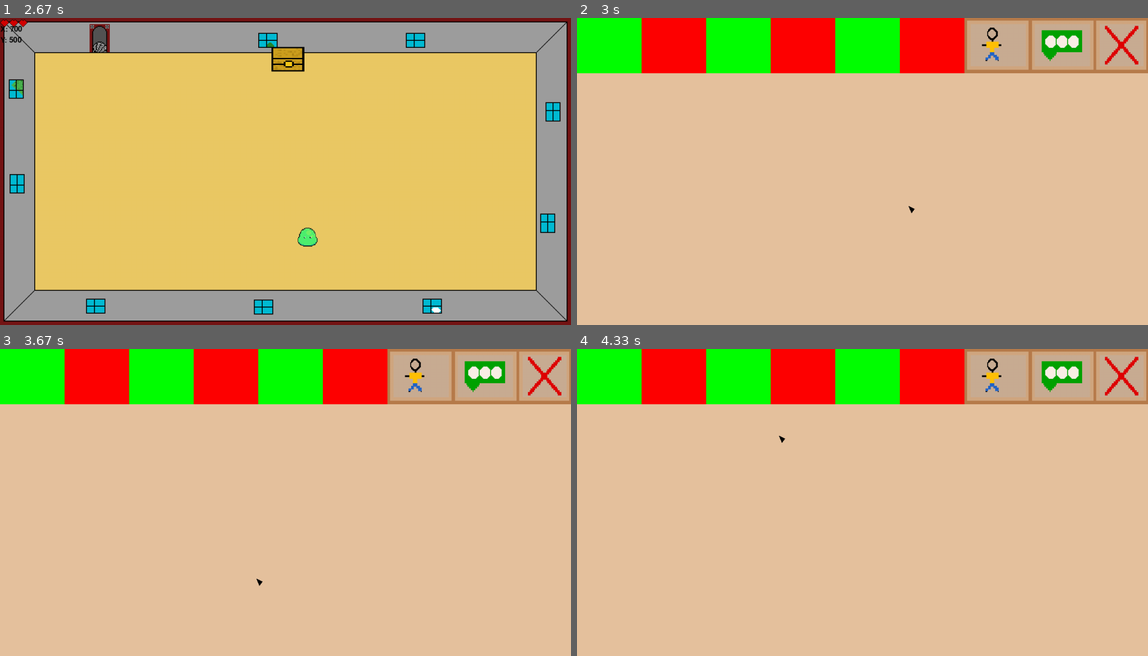
Above: before the commit, frames 1-4 (two rows, left to right).
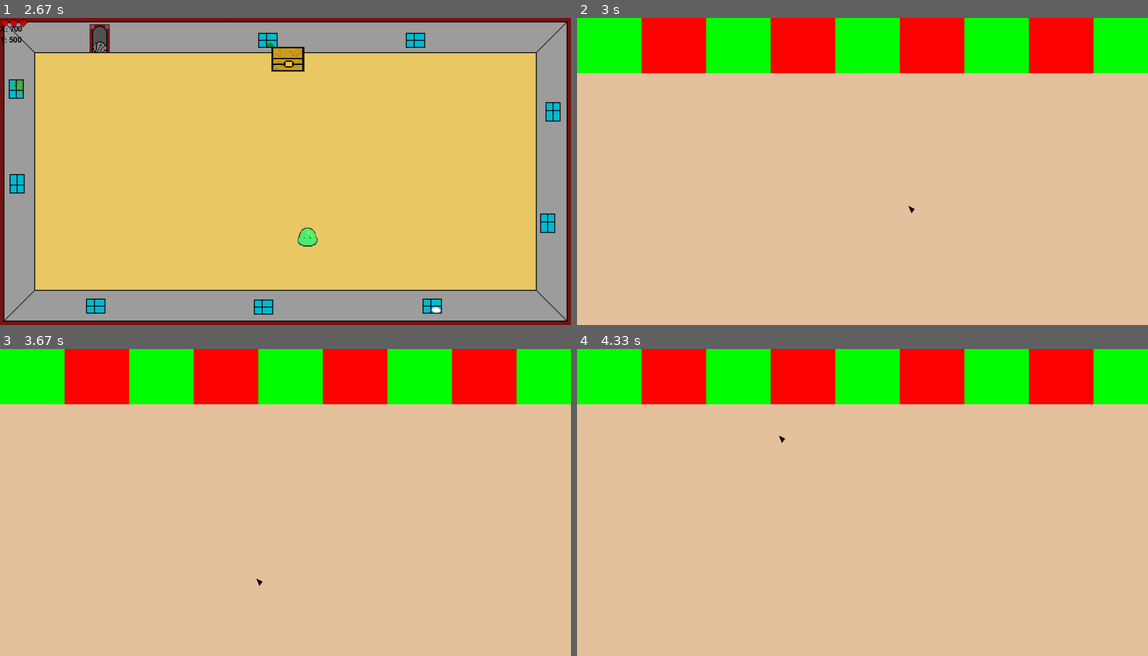
Above: after the commit, the same moments.

Repository: Judthdudeee13/Galaxy_of_the_Gods
Game: pygame game, started from boy_code.py
Same seed, same stepped clock (60 frames per second), same inputs: the game is played once before the commit and once after it.
Inputs (mouse positions are in pixels of both pictures, inside the frame that each line leads up to):
- Up to frame 1 (2.67 s): hold D 0.33-0.8 s; move the mouse to (262, 183) at 0.37 s; hold W 0.83-1.13 s; move the mouse to (468, 162) at 0.87 s; click "NEW_GAME" at 1.22 s; hold D 1.5-1.97 s; move the mouse to (342, 239) at 1.53 s; hold A 2-2.53 s; move the mouse to (108, 242) at 2.03 s; click "YES" at 2.62 s
- Up to frame 2 (3 s): tap Q at 2.9 s
- Up to frame 3 (3.67 s): click (296, 398) at 3.28 s; click (256, 582) at 3.62 s
- Up to frame 4 (4.33 s): click (845, 450) at 3.95 s; click (782, 438) at 4.28 s

Frame 1 is identical in both runs. In frame 2, 5.8% of the frame differs, in the area x 67-100%, y 0-18%; in frame 3, 5.8%; in frame 4, 5.8%.

Commit message:
added background hgitboxes

Diff:
--- a/information_screens.py
+++ b/information_screens.py
@@ -78,6 +78,9 @@
         armor_hit_box = pygame.draw.rect(window, RED, (441, 0, 147, 126))
         inventory_hit_box = pygame.draw.rect(window, GREEN, (588, 0, 147, 126))
         map_hit_box = pygame.draw.rect(window, RED, (735, 0, 147, 126))
+        person_hit_box = pygame.draw.rect(window, GREEN, (882, 0, 147, 126))
+        quests_hit_box = pygame.draw.rect(window, RED, (1029, 0, 147, 126))
+        close_hit_box = pygame.draw.rect(window, GREEN, (1176, 0, 147, 126))
 
 
     def load_inventory_background(self):
